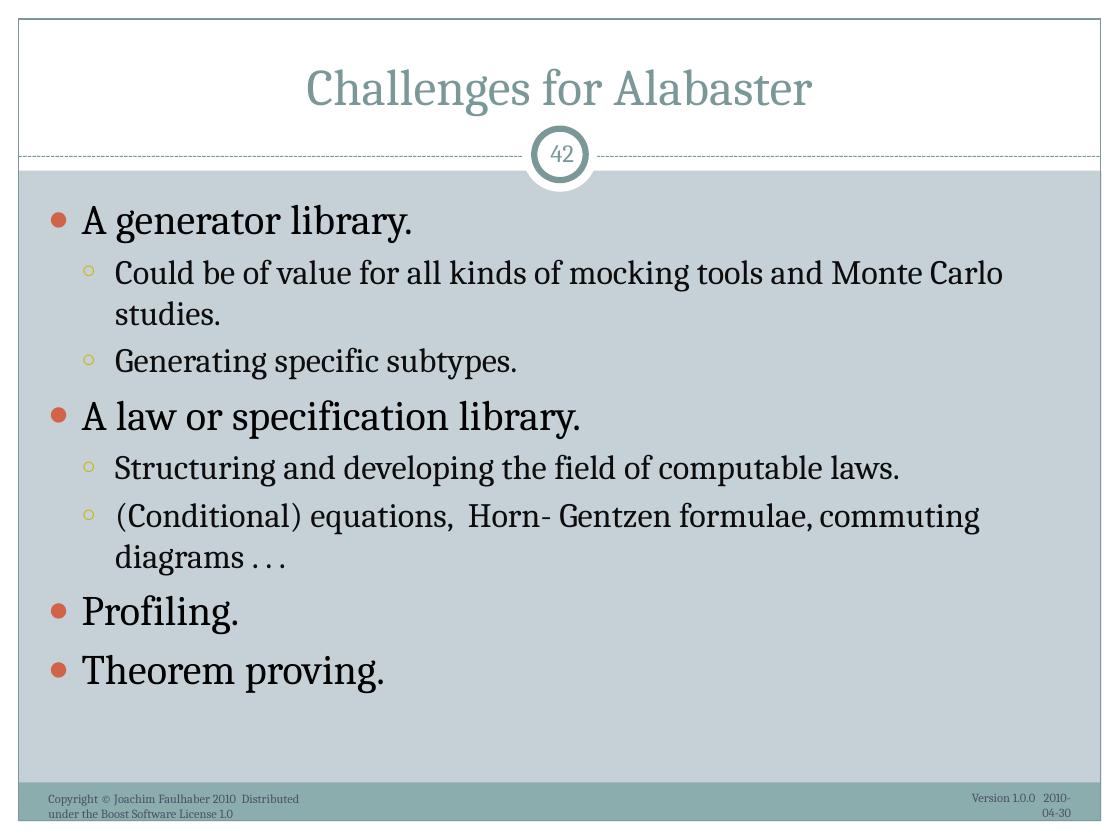
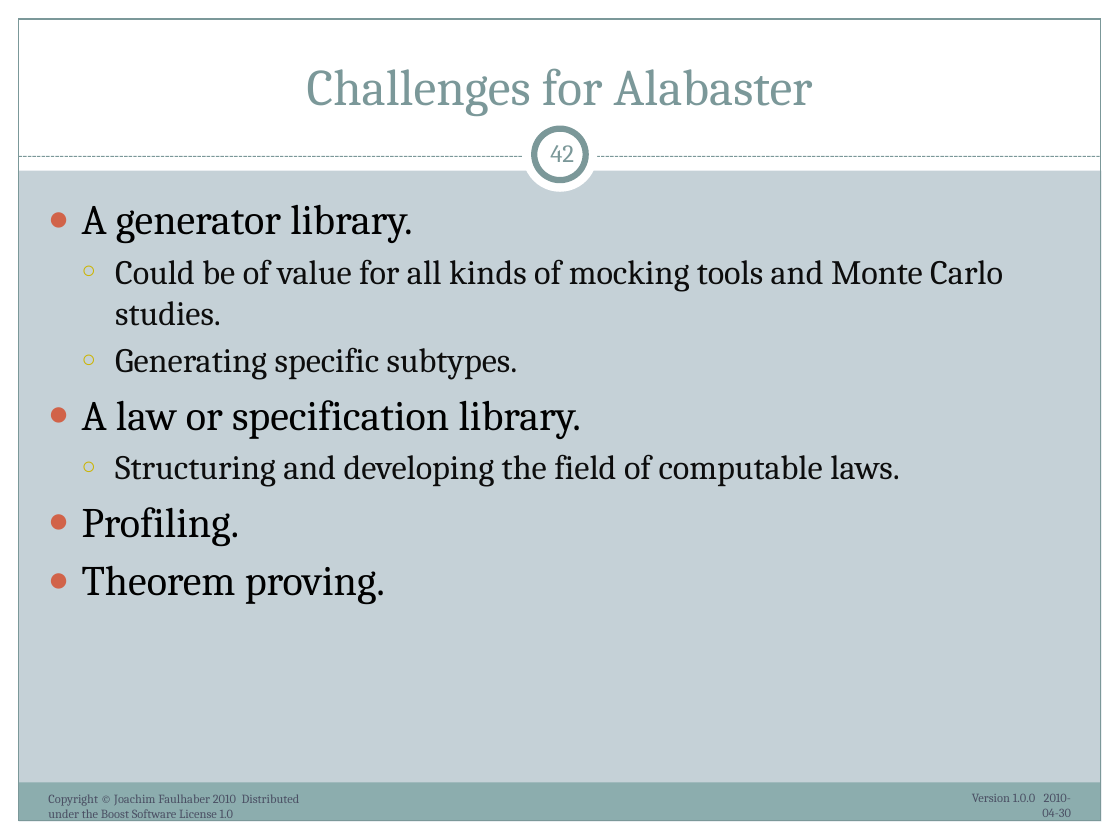
Before and after one commit to ryppl/boost-history, a slide deck: slide 42 of itl/libs/validate/doc/boostcon2010/BoostAlabaster.pptx. Drawn at 1120x840 pixels with LibreOffice and Linux fonts; fonts in the diff are those of the drawing. Boxes give left, top, right and bottom in pixels: in the first picture for what was removed or moved away, otherwise in the second. Text is boxed around its words. In the diff, an @@ line names an element or a change of style, - is before the commit and + after.

Commit message:
Modified presentation Boost.Alabaster.
SVN-Revision: 61749

```diff
--- a/itl/libs/validate/doc/boostcon2010/BoostAlabaster.pptx
+++ b/itl/libs/validate/doc/boostcon2010/BoostAlabaster.pptx
@@ text at (x1=115, y1=502, x2=980, y2=576): paragraph removed @@
-  ○ (Conditional) equations, Horn- Gentzen formulae, commuting diagrams . . .
```
Also in this commit, not shown: 16 other slides changed, 1 other file.
